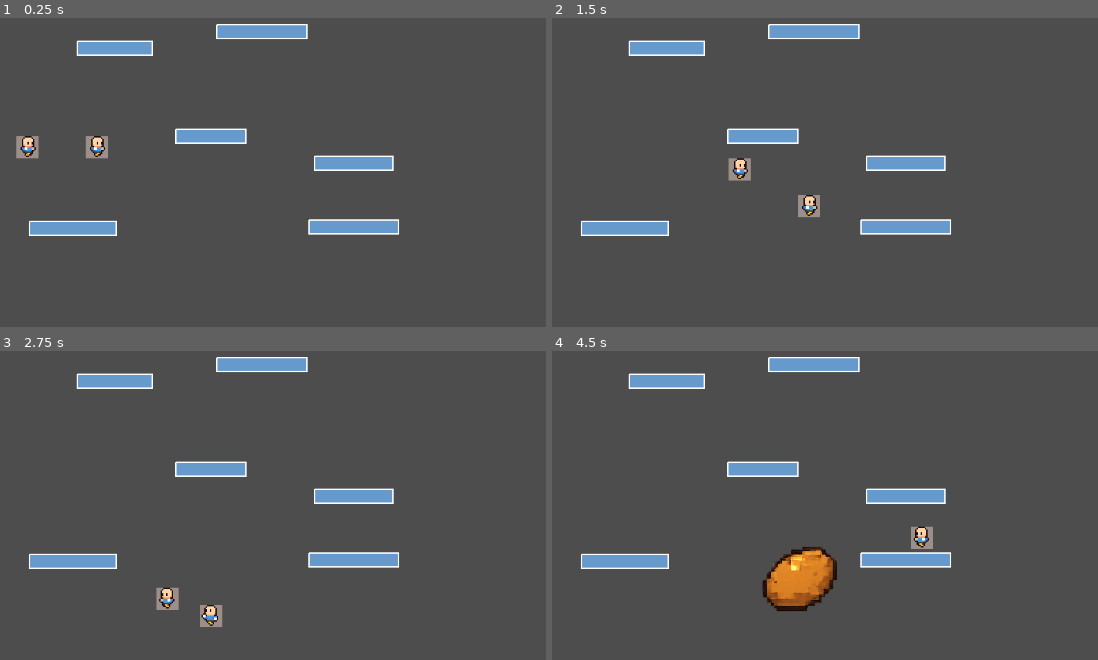
Above: before the commit, frames 1-4 (two rows, left to right).
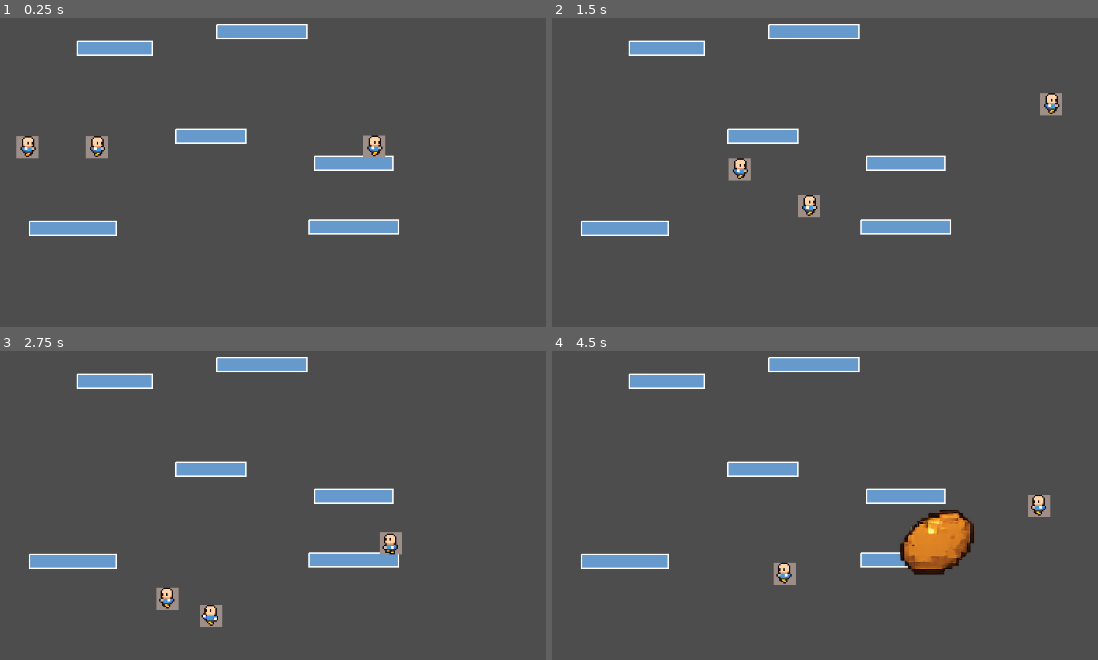
Above: after the commit, the same moments.

Repository: InozaAki/Papeados
Game: Godot game, scene res://Assets/Scenes/first_map.tscn
Two runs of this game, one before a commit and one after it. Both use one fixed random seed, a clock stepped at 60 frames per second and the inputs below.
Inputs:
- Up to frame 1 (0.25 s): no input
- Up to frame 2 (1.5 s): hold Right (ui_right) from 0.53 s (still down); tap Shift (dash) at 0.6, 1.35 s; tap Up (ui_up) at 0.77 s
- Up to frame 3 (2.75 s): tap Up (ui_up) at 1.52 s; release Right (ui_right) at 2.03 s; hold Left (ui_left) from 2.03 s (still down); tap Shift (dash) at 2.1 s
- Up to frame 4 (4.5 s): release Left (ui_left) at 2.78 s; hold Right (ui_right) 2.78-4.28 s; tap Shift (dash) at 2.85, 3.6, 4.35 s; tap Up (ui_up) at 3.02, 3.77 s; hold Left (ui_left) from 4.28 s (still down)

The runs differ from the first frame. In frame 1, 0.3% of the frame differs, in the area x 66-71%, y 37-46%; in frame 2, 0.3%; in frame 3, 0.3%; in frame 4, 4.6%, in the area x 38-92%, y 46-85%.

Commit message:
feat: Prevent potato transfer immediately after attaching feat: Moved win condition for a better game flow

Diff:
--- a/papeados/Assets/Scenes/first_map.tscn
+++ b/papeados/Assets/Scenes/first_map.tscn
@@ -10,7 +10,7 @@
 script = ExtResource("1_olm3b")
 player_scene = ExtResource("2_hvjim")
 explosive_potato_scene = ExtResource("2_e1lld")
-spawn_positions = Array[Vector2]([Vector2(-200, 0), Vector2(-300, 0)])
+spawn_positions = Array[Vector2]([Vector2(-200, 0), Vector2(-300, 0), Vector2(200, 0)])
 
 [node name="Camera2D" type="Camera2D" parent="."]
 
--- a/papeados/Assets/Scripts/explosive_potato.gd
+++ b/papeados/Assets/Scripts/explosive_potato.gd
@@ -48,6 +48,16 @@
 
 	attached_player = player
 	global_position = player.global_position + attach_offset
+
+	player.set_can_transfer_potato(false)
+
+	var game_manager = _get_game_manager()
+
+	if game_manager and game_manager.potato_attach_timer:
+
+		await get_tree().create_timer(game_manager.potato_attach_delay).timeout
+		if is_instance_valid(player):
+			player.set_can_transfer_potato(true)
 
 func _update_blink_speed() -> void:
 	var time_remaining = timer.time_left
--- a/papeados/Assets/Scripts/game_manager.gd
+++ b/papeados/Assets/Scripts/game_manager.gd
@@ -14,15 +14,22 @@
 @export var potato_spawn_interval := 15.0
 @export var potato_auto_spawn := true
 @export var potato_spawn_on_ready := true
+@export var potato_attach_delay := 1.0
 
 var players: Array[Player] = []
 var active_potatoes: Array[ExplosivePotato] = []
 var potato_spawn_timer: Timer
+var potato_attach_timer: Timer
 
 func _ready() -> void:
 	_initialize()
 
 func _initialize() -> void:
+
+	potato_attach_timer = Timer.new()
+	potato_attach_timer.wait_time = potato_attach_delay
+	add_child(potato_attach_timer)
+
 	_spawn_all_players()
 	_setup_potato_spawner()
 
@@ -78,16 +85,29 @@
 	potato.attach_to_player(player)
 
 func _on_potato_exploding(players_in_range: Array[Player], potato: ExplosivePotato) -> void:
-
+	# Eliminar todos los jugadores en el rango sin verificar condiciones de victoria
 	for p in players_in_range:
-		_eliminate_player(p)
+		if is_instance_valid(p):
+			players.erase(p)
+			p.queue_free()
 
 	active_potatoes.erase(potato)
+
+	if players.size() == 0:
+		print("Tie game!")
+		game_ended.emit()
+	elif win_condition_met():
+		_end_game()
 
 func _eliminate_player(player: Player) -> void:
 	if is_instance_valid(player):
 		players.erase(player)
 		player.queue_free()
+
+		if players.size() == 0:
+			print("Tie game!")
+			return
+
 		if win_condition_met():
 			_end_game()
 
--- a/papeados/Assets/Scripts/player.gd
+++ b/papeados/Assets/Scripts/player.gd
@@ -23,6 +23,7 @@
 var can_double_jump := true
 var can_dash := true
 var is_dashing := false
+var can_transfer_potato := false
 
 var action_left: String
 var action_right: String
@@ -123,13 +124,16 @@
 func apply_knockback(knockback_vector: Vector2) -> void:
 	velocity += knockback_vector
 
+func set_can_transfer_potato(value: bool) -> void:
+	can_transfer_potato = value
+
 func _on_area_2d_body_entered(body: Node) -> void:
 	if body is Player and body != self:
 		var direction = (body.global_position - global_position).normalized()
 		var knockback = direction * 300.0
 		body.apply_knockback(knockback)
 
-	if body is Player and body != self and _get_game_manager().get_player_with_potato() == self:
+	if body is Player and body != self and can_transfer_potato and _get_game_manager().get_player_with_potato() == self:
 		var game_manager = _get_game_manager()
 		game_manager.attach_potato_to_player(game_manager.active_potatoes[0], body)
 
